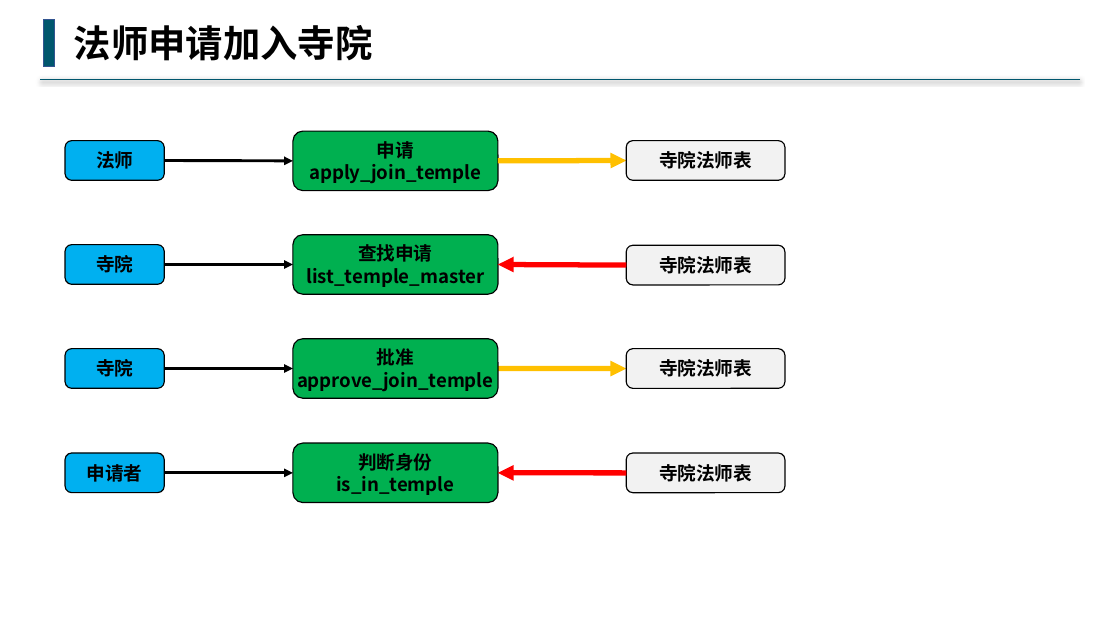
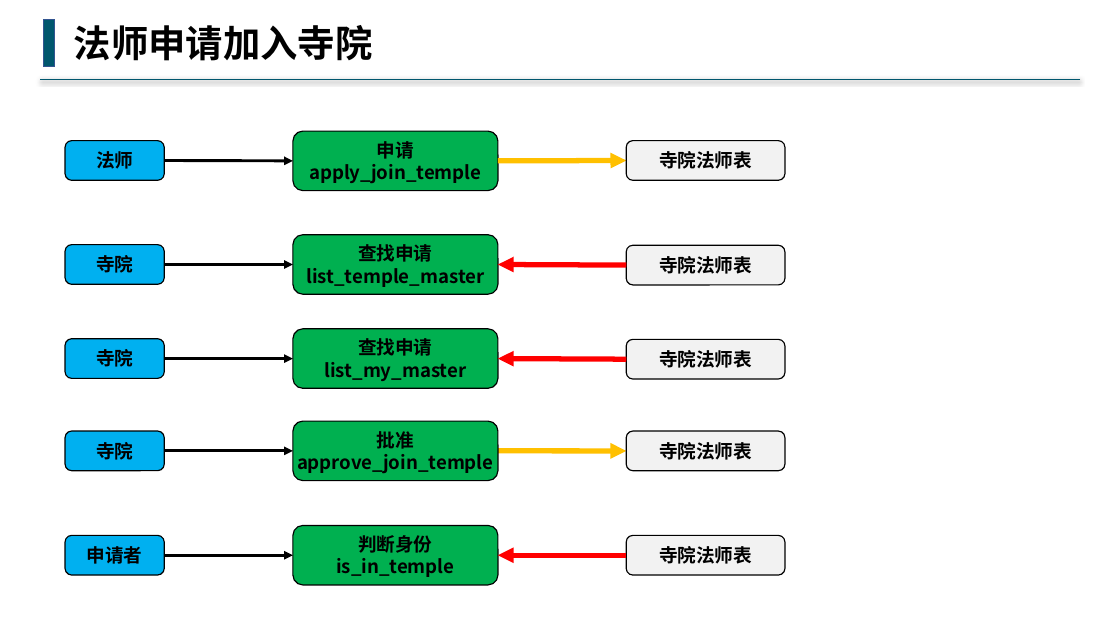
Before and after one commit to buddhachain/buddhaContract, a slide deck: slide 15 of doc/02.身份.pptx (slide 12 before the commit). Drawn at 1120x630 pixels with LibreOffice and Linux fonts; fonts in the diff are those of the drawing. Boxes give left, top, right and bottom in pixels: in the first picture for what was removed or moved away, otherwise in the second. Text is boxed around its words. In the diff, an @@ line names an element or a change of style, - is before the commit and + after.

```diff
--- a/doc/02.身份.pptx
+++ b/doc/02.身份.pptx
@@ rounded rectangle added at (x1=293, y1=329, x2=498, y2=388), fill #00B050, outline #000000 1 pt, 16 pt, text #000000, bold @@
+查找申请
+list_my_master
@@ rounded rectangle added at (x1=65, y1=339, x2=164, y2=378), fill #00B0F0, outline #000000 1 pt, 16 pt, text #000000, bold @@
+寺院
@@ arrow added from (165, 359) to (293, 359), #000000 2.5 pt @@
@@ arrow added from (627, 360) to (498, 359), #FF0000 4.5 pt @@
@@ rounded rectangle added at (x1=627, y1=339, x2=786, y2=379), fill #F2F2F2, outline #000000 1 pt, 16 pt, text #000000, bold @@
+寺院法师表
@@ rounded rectangle "判断身份" moved from (x1=293, y1=443, x2=498, y2=502) to (x1=293, y1=526, x2=498, y2=586) @@
@@ 5 rounded rectangles, 4 arrows moved together from (x1=65, y1=339, x2=786, y2=492) to (x1=65, y1=421, x2=786, y2=575) @@
```
Also in this commit, not shown: 3 other slides changed, 3 slides added, 1 other file.
